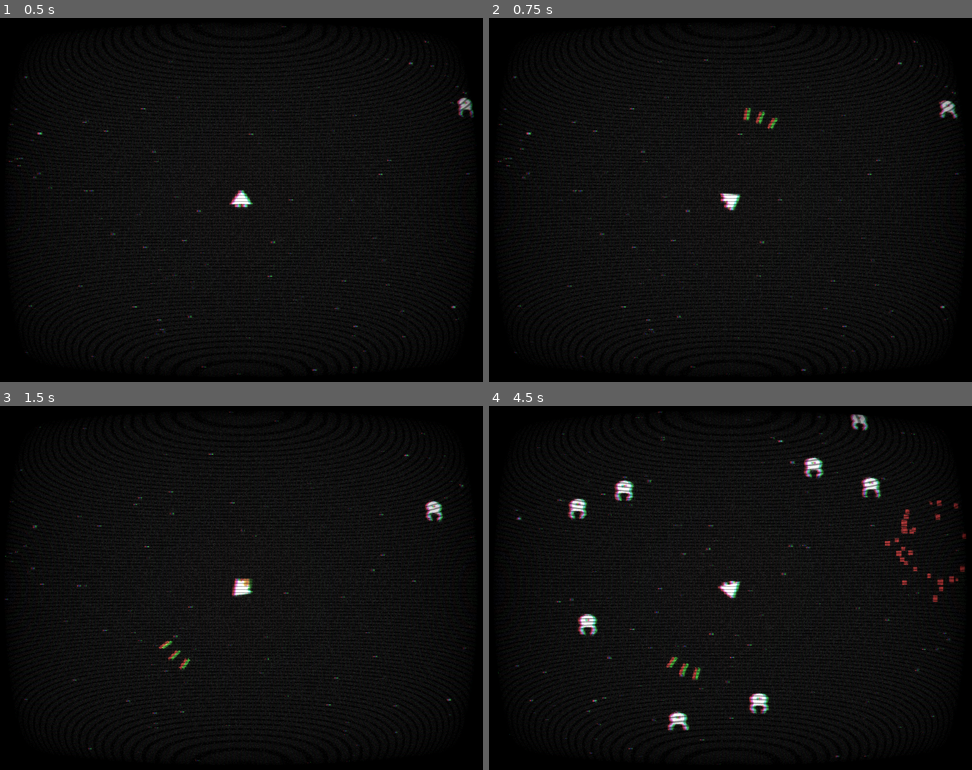
Above: before the commit, frames 1-4 (two rows, left to right).
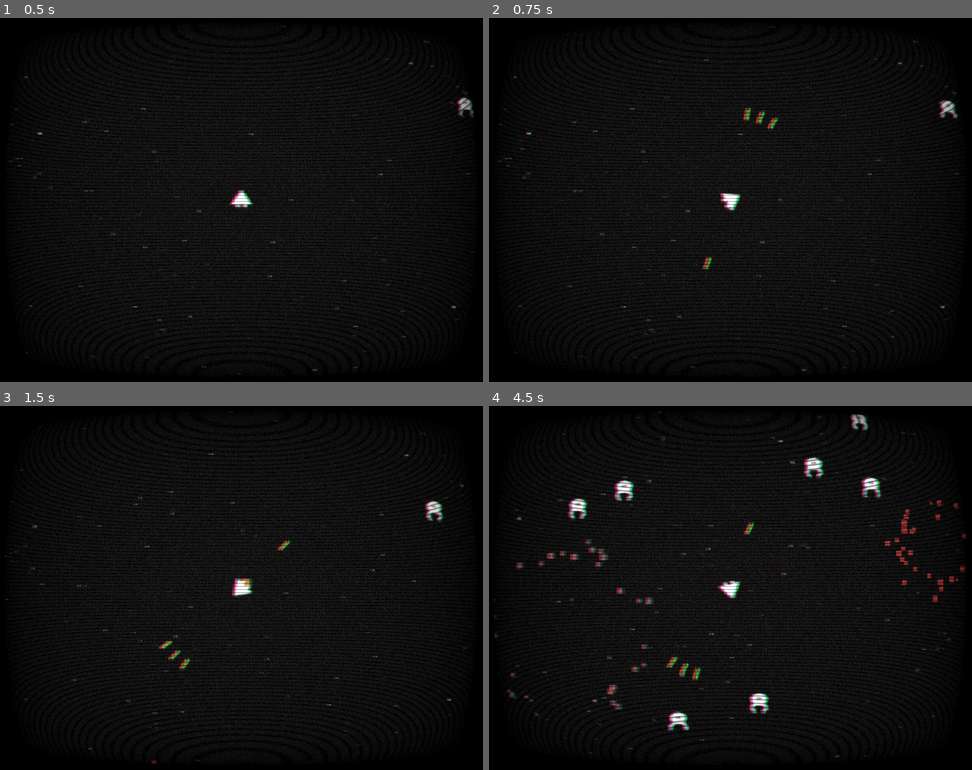
Above: after the commit, the same moments.

Repository: saveas/Kosmos
Game: Godot game, scene res://Scenes/World.tscn
Two runs of this game, one before a commit and one after it. Both use one fixed random seed, a clock stepped at 60 frames per second and the inputs below.
Inputs:
- Up to frame 1 (0.5 s): no input
- Up to frame 2 (0.75 s): hold Right (ui_right) from 0.53 s (still down); tap Z (shoot) at 0.6 s
- Up to frame 3 (1.5 s): release Right (ui_right) at 1.28 s; hold Down (ui_down) from 1.28 s (still down); tap Z (shoot) at 1.35 s
- Up to frame 4 (4.5 s): release Down (ui_down) at 2.03 s; hold Right (ui_right) 2.03-2.78 s; tap Z (shoot) every 0.75 s from 2.1 to 4.35 s; hold Up (ui_up) 2.78-3.53 s; hold Left (ui_left) from 3.53 s (still down)

Frame 1 is identical in both runs. In frame 2, less than 0.1% of the frame differs, in the area x 44-47%, y 65-70%; in frame 3, less than 0.1%; in frame 4, 0.7%, in the area x 0-56%, y 31-86%.

Commit message:
ch ch ch changes

Diff:
--- a/Scripts/Spaceship.gd
+++ b/Scripts/Spaceship.gd
@@ -39,6 +39,8 @@
 
 	velocity *= 0.98
 
+	#$Camera2D.zoom = Vector2(2,2)
+
 	if velocity.length() > MAX_SPEED:
 		velocity = velocity.normalized() * MAX_SPEED
 
@@ -49,7 +51,7 @@
 			collision.collider.hit()
 
 func shoot():
-	var bullets = [90,100,80]
+	var bullets = [90,100,80, 270]
 	for bulletdirection in bullets:
 		var bullet =  bulletscene.instance()
 		bullet.start($Muzzle.global_position, rotation - deg2rad(bulletdirection))
